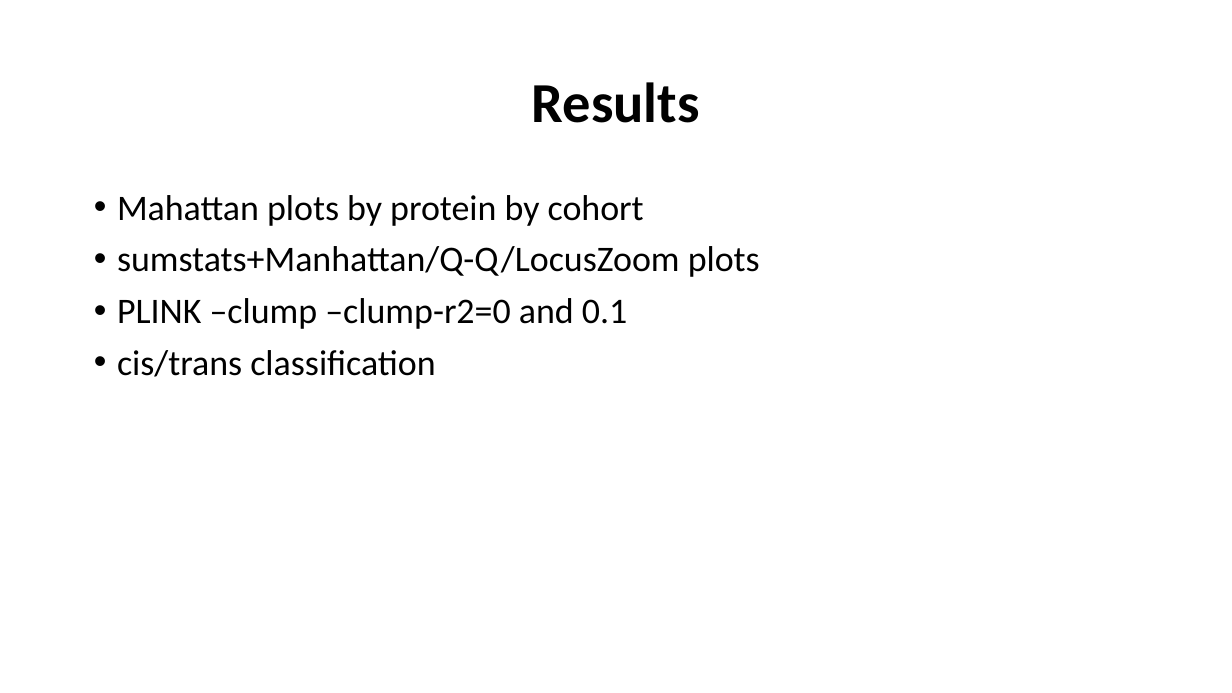
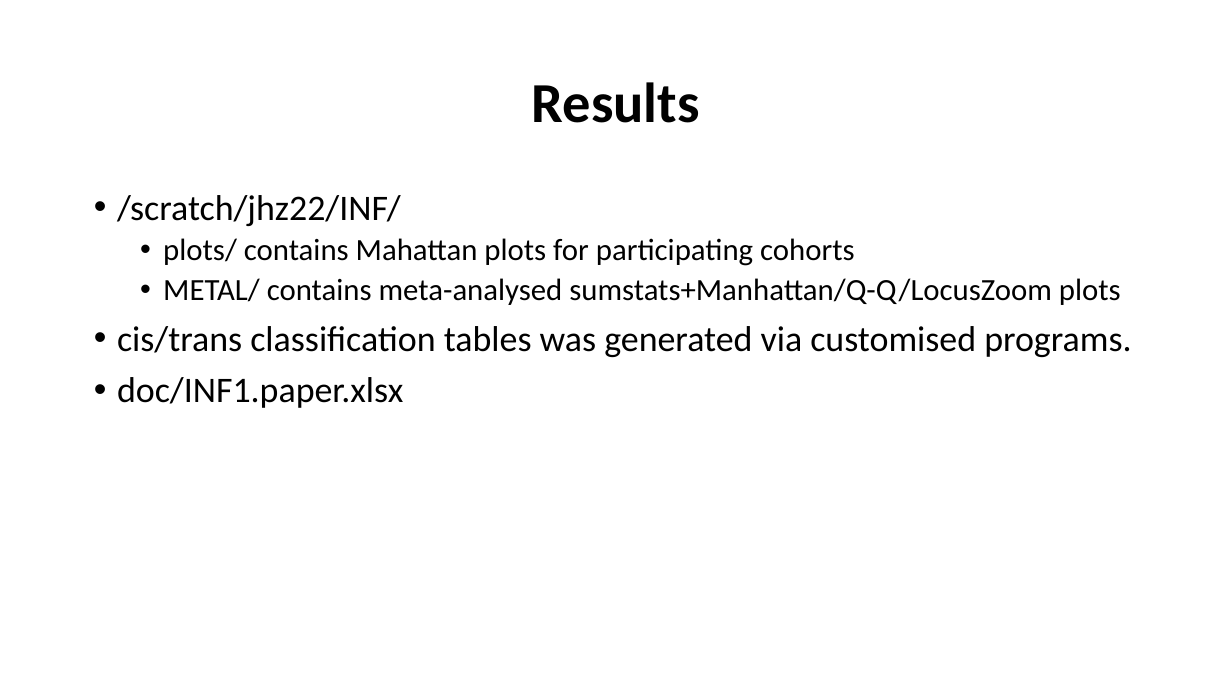
Before and after one commit to jinghuazhao/INF, a slide deck: slide 9 of doc/SCALLOP_INF1-120419.pptx. Drawn at 1232x693 pixels with LibreOffice and Linux fonts; fonts in the diff are those of the drawing. Boxes give left, top, right and bottom in pixels: in the first picture for what was removed or moved away, otherwise in the second. Text is boxed around its words. In the diff, an @@ line names an element or a change of style, - is before the commit and + after.

```diff
--- a/doc/SCALLOP_INF1-120419.pptx
+++ b/doc/SCALLOP_INF1-120419.pptx
@@ text at [117, 195, 1131, 408]: text changed; size 28 to 24 pt @@
-• Mahattan plots by protein by cohort
-• sumstats+Manhattan/Q-Q/LocusZoom plots
-• PLINK –clump –clump-r2=0 and 0.1
-• cis/trans classification
+• /scratch/jhz22/INF/
+  • plots/ contains Mahattan plots for participating cohorts
+  • METAL/ contains meta-analysed sumstats+Manhattan/Q-Q/LocusZoom plots
+• cis/trans classification tables was generated via customised programs.
+• doc/INF1.paper.xlsx
```
Also in this commit, not shown: 9 other slides changed.
